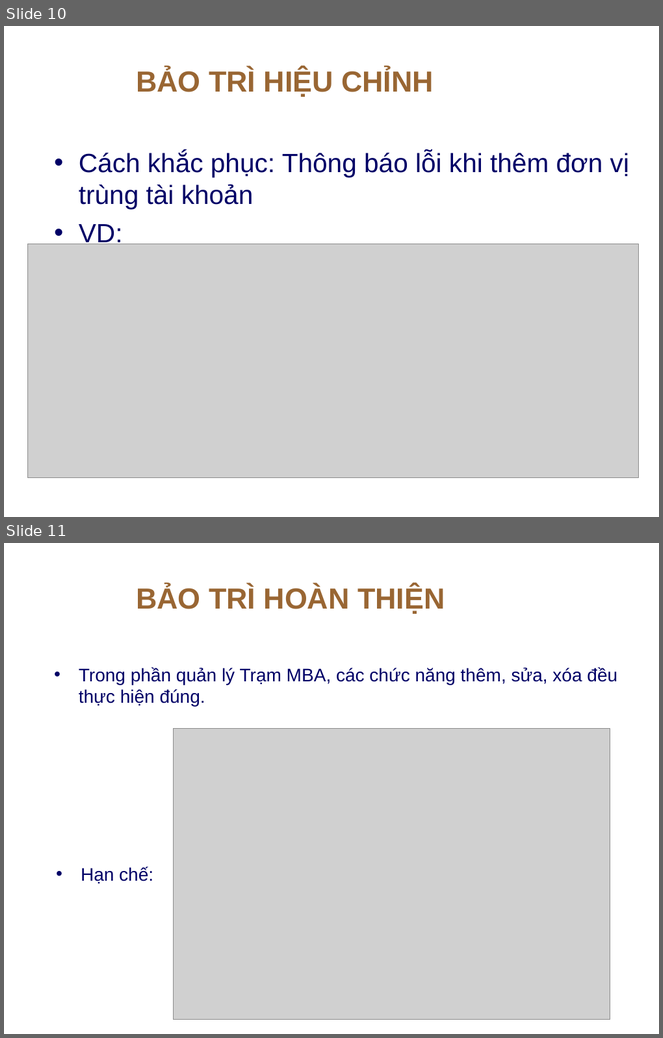
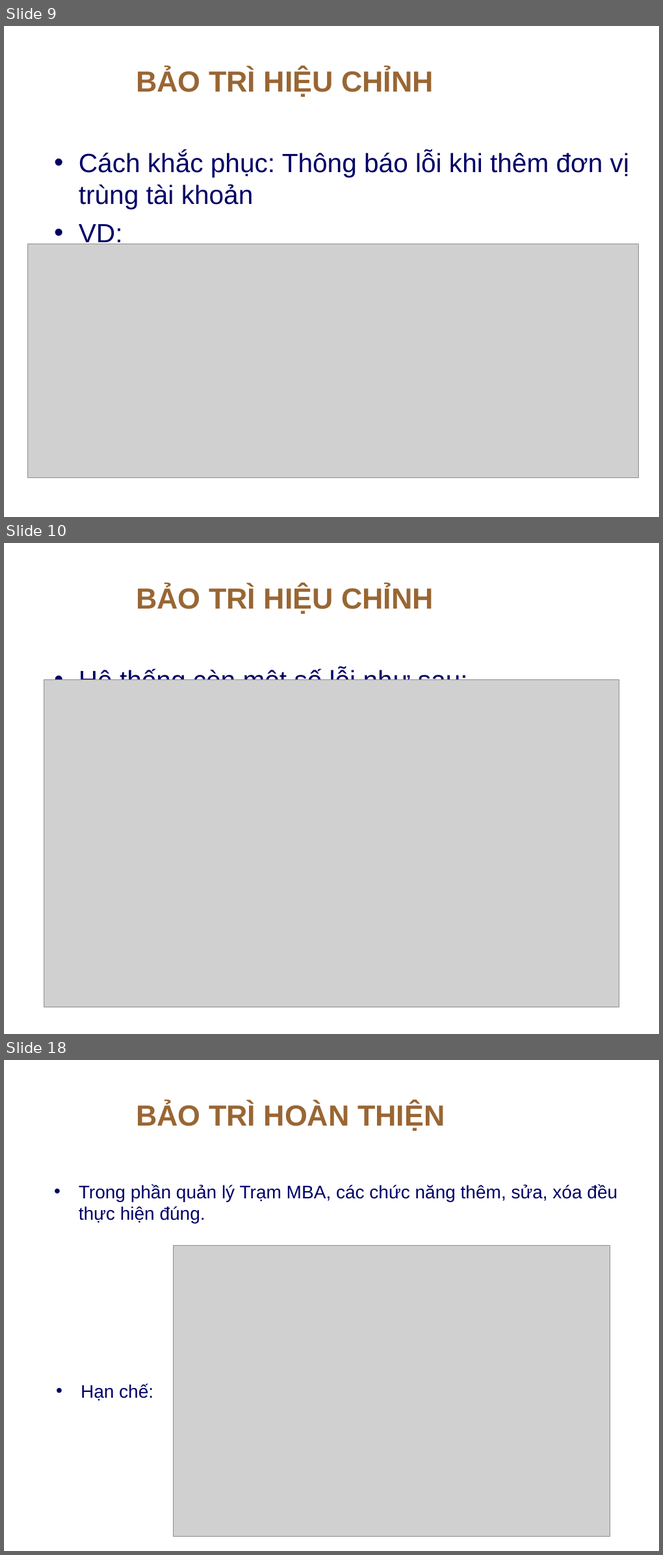
Before and after one commit to thanhphi0127/manager-configuration, a slide deck: doc/baitapso2/BAOTRI_BAITAP2.ppt. Shown one above the other, each under a label of ours: slides 10 and 11 before the commit, slides 9, 10 and 18 after it; the slides between them are not shown. The pictures are 663x1038 and 663x1555 pixels, drawn with LibreOffice and Linux fonts; fonts in the diff are those of the drawing; grey boxes stand for pictures; background and template pictures are left out. Boxes give left, top, right and bottom in pixels: in the first picture for what was removed or moved away, otherwise in the second. Text is boxed around its words. In the diff, an @@ line names an element or a change of style, - is before the commit and + after.

```diff
--- a/doc/baitapso2/BAOTRI_BAITAP2.ppt
+++ b/doc/baitapso2/BAOTRI_BAITAP2.ppt
@@ slide 10 added at (4,543,659,1034), background picture (left out) @@
@@ title added at (136,586,434,614), 32 pt, text #996633, bold @@
+BẢO TRÌ HIỆU CHỈNH
@@ text added at (79,668,468,680), 29 pt, text #000066 @@
+• Hệ thống còn một số lỗi như sau:
@@ picture added at (44,680,620,1008) @@
@@ what was slide 10 is now slide 9 @@
@@ what was slide 11 is now slide 18 @@
```
Also in this commit, not shown: 3 slides changed, 10 other slides added, 2 slides removed.
